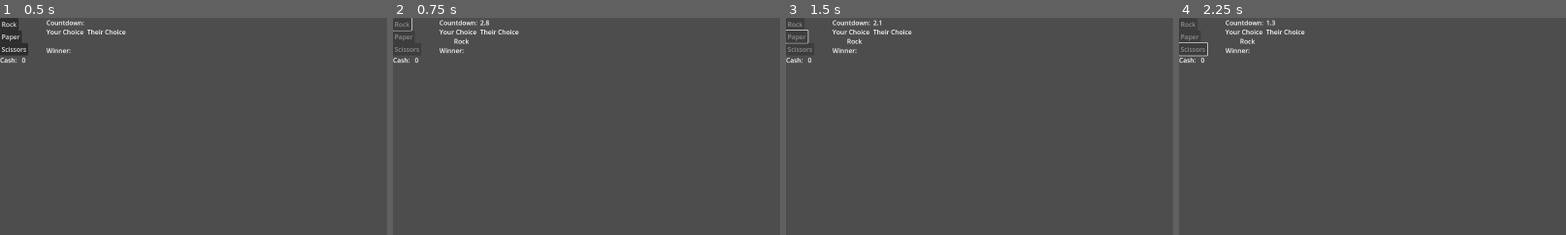
Above: before the commit, frames 1-4 (left to right).
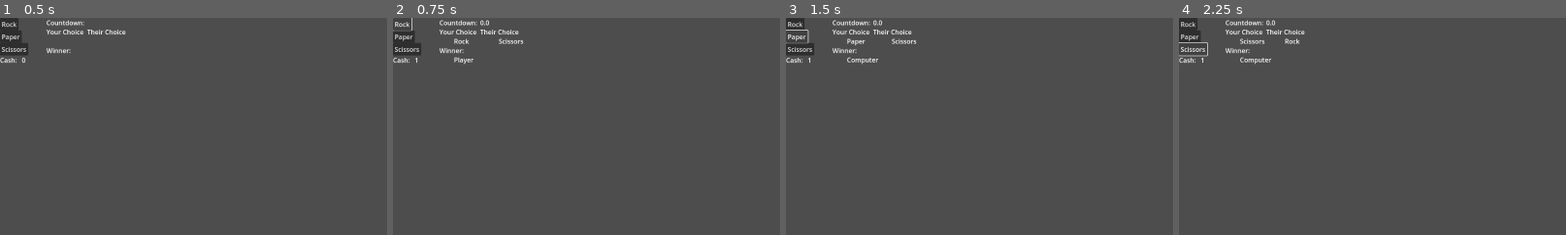
Above: after the commit, the same moments.

Repository: wfay42/corruption-clicker
Game: Godot game, scene res://rock_paper_scissors.tscn
The game is run twice, just before and just after one commit, with the same random seed, the same clock (stepped at 60 frames per second) and the same inputs.
Inputs (mouse positions are % of the whole screen's width and height, from its top left):
- Up to frame 1 (0.5 s): no input
- Up to frame 2 (0.75 s): click "Rock" at 0.5 s
- Up to frame 3 (1.5 s): click (1, 4) at 1.25 s, where only the run after the commit has a clickable "Paper"
- Up to frame 4 (2.25 s): click (2, 7) at 2 s, where only the run after the commit has a clickable "Scissors"
The pictures show only the part of the screen within x 0-50%, y 0-50%; the shares and areas given below are measured in that part.

Frame 1 is identical in both runs. In frame 2, 0.4% of the frame differs, in the area x 0-34%, y 1-22%; in frame 3, 0.5%, in the area x 0-34%, y 0-22%; in frame 4, 0.5%.

Commit message:
Refactored rps_controller to use Choices and enums

Diff:
--- a/datamodel/Choices.gd
+++ b/datamodel/Choices.gd
@@ -10,7 +10,7 @@
 const RPS_CHOICE_NAMES: Dictionary[RPSChoice, String] = {
     RPSChoice.ROCK: Constants.ROCK,
     RPSChoice.PAPER: Constants.PAPER,
-    RPSChoice.SCISSORS: Constants.PAPER
+    RPSChoice.SCISSORS: Constants.SCISSORS
 }
 
 # Map string names to Choice enums
@@ -21,6 +21,7 @@
 }
 
 # Array of all Choice string names
+const RPS_CHOICE_VALUES_LIST: Array[RPSChoice] = [RPSChoice.ROCK, RPSChoice.PAPER, RPSChoice.SCISSORS]
 const RPS_CHOICE_NAMES_LIST: Array[String] = [Constants.ROCK, Constants.PAPER, Constants.SCISSORS]
 
 static func get_choice_name(choice: RPSChoice) -> String:
@@ -28,3 +29,19 @@
 
 static func get_choice_value(name: String) -> RPSChoice:
     return RPS_CHOICE_VALUES.get(name, -1)
+
+static func determine_winner(player1: RPSChoice, player2: RPSChoice) -> int:
+    """"Determines the winner of a rock-paper-scissors game
+    Returns:
+        0 if it's a tie
+        -1 if player 1 wins
+        1 if player 2 wins
+    """
+    if player1 == player2:
+        return 0
+    elif (player1 == RPSChoice.ROCK and player2 == RPSChoice.SCISSORS) or \
+         (player1 == RPSChoice.PAPER and player2 == RPSChoice.ROCK) or \
+         (player1 == RPSChoice.SCISSORS and player2 == RPSChoice.PAPER):
+        return -1
+    else:
+        return 1
--- a/gameplay/_rps_controller.gd
+++ b/gameplay/_rps_controller.gd
@@ -10,10 +10,6 @@
 const COMPUTER_NAME: String = "Computer"
 const TIE_NAME: String = "Tie"
 
-const ROCK: String = "Rock"
-const PAPER: String = "Paper"
-const SCISSORS: String = "Scissors"
-
 var __timer: Timer
 var __timer_duration: float
 
@@ -24,13 +20,13 @@
 
 var __cashValueNode: Label
 
-var __playerChoice: String
+var __playerChoice: Choices.RPSChoice
 
 var __computerRng: RandomNumberGenerator
 var __cashManager: CashManager
 
 func _ready() -> void:
-	self.__timer_duration = 3.0
+	self.__timer_duration = 0.1
 	self.__cashManager = CashManager.new()
 
 	self.__timer = Timer.new()
@@ -87,7 +83,8 @@
 	disable_rps_buttons(true)
 	__timer.start(__timer_duration)
 	timer_started.emit(__timer)
-	self.__playerChoice = value.strip_edges()
+	var playerChoiceStr: String = value.strip_edges()
+	self.__playerChoice = Choices.get_choice_value(playerChoiceStr)
 	self.__resultNode.text = ""
 	self.__computerChoiceNode.text = ""
 
@@ -96,9 +93,10 @@
 	Called when countdown timer finishes
 	"""
 	disable_rps_buttons(false)
-	var computerChoice = _decide_computer_choice()
-	__computerChoiceNode.text = computerChoice
-	var winner = _determine_winner(self.__playerChoice, computerChoice)
+	var computerChoice: Choices.RPSChoice = _decide_computer_choice()
+	var computerChoiceStr: String = Choices.get_choice_name(computerChoice)
+	__computerChoiceNode.text = computerChoiceStr
+	var winner: String = _determine_winner(self.__playerChoice, computerChoice)
 	self.__resultNode.text = winner
 	resolve_winning_outcome(winner)
 
@@ -112,24 +110,18 @@
 		if rps_node is RPSButton:
 			rps_node.disabled = disabled
 
-func _decide_computer_choice() -> String:
-	var choice = self.__computerRng.randi_range(1, 3)
-	print("Choice: %d" % choice)
-	match choice:
-		1:
-			return ROCK
-		2:
-			return PAPER
-		_:
-			return SCISSORS
+func _decide_computer_choice() -> Choices.RPSChoice:
+	var choice: int = self.__computerRng.randi_range(0, 2)
+	var retval = Choices.RPSChoice.values()[choice]
+	var str = "Choice: %d - %d" % [choice, retval]
+	print(str)
+	return retval
 
-func _determine_winner(player_choice: String, computer_choice: String) -> String:
-	print("Player choice: %s, Computer choice: %s" % [player_choice, computer_choice])
-	if player_choice == computer_choice:
+func _determine_winner(player_choice: Choices.RPSChoice, computer_choice: Choices.RPSChoice) -> String:
+	var winner: int = Choices.determine_winner(player_choice, computer_choice)
+	if winner == 0:
 		return TIE_NAME
-	elif (player_choice == ROCK and computer_choice == SCISSORS) or \
-			(player_choice == PAPER and computer_choice == ROCK) or \
-			(player_choice == SCISSORS and computer_choice == PAPER):
+	elif winner < 0:
 		return PLAYER_NAME
 	else:
 		return COMPUTER_NAME
